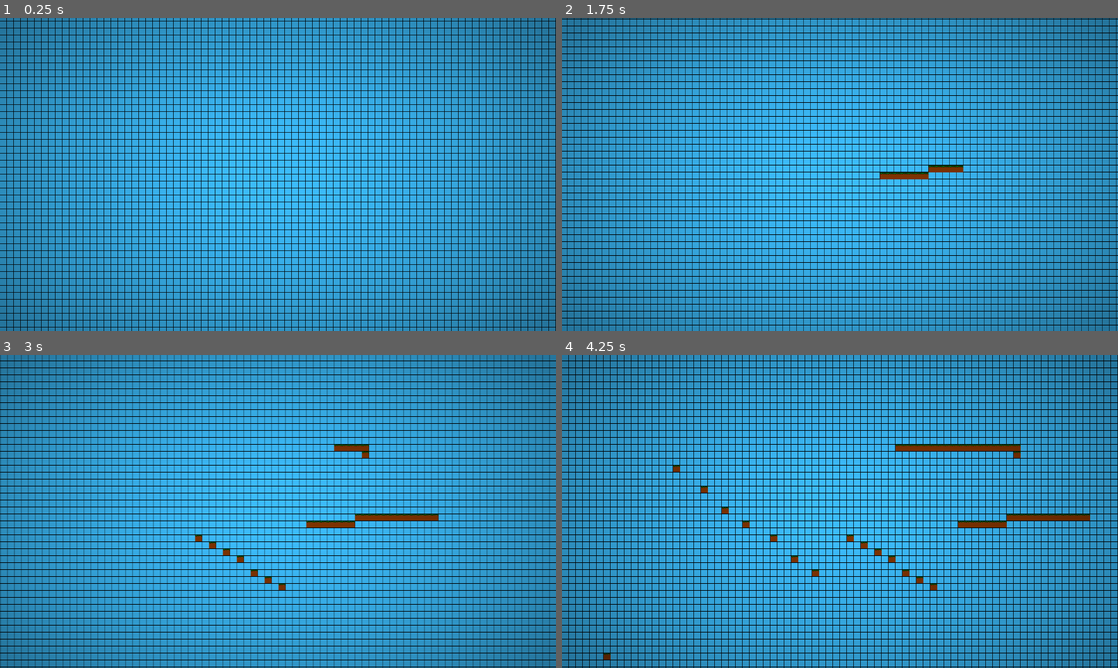
Above: before the commit, frames 1-4 (two rows, left to right).
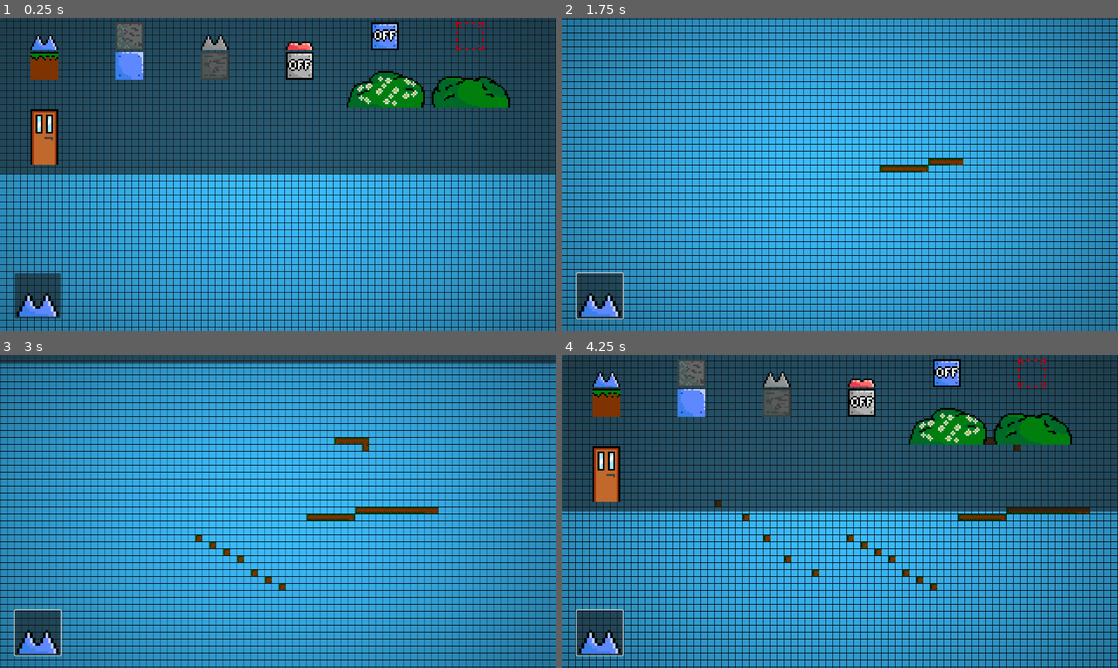
Above: after the commit, the same moments.

Repository: Killarexe/Little-Rage
Game: Godot game, scene res://scenes/uis/LevelEditor.tscn
Two runs of this game, one before a commit and one after it. Both use one fixed random seed, a clock stepped at 60 frames per second and the inputs below. This scene is started directly instead of the project's main scene.
Inputs (mouse positions are in pixels of both pictures, inside the frame that each line leads up to):
- Up to frame 1 (0.25 s): no input
- Up to frame 2 (1.75 s): click (600, 296) at 0.52 s; tap Enter at 1.25 s; move the mouse to (962, 158) at 1.27 s; press the mouse at (962, 158) at 1.28 s; hold Right (right) from 1.28 s (still down); tap Space (jump) at 1.52 s; right-click (962, 158) at 1.55 s
- Up to frame 3 (3 s): release Right (right) at 2 s; release the mouse at (400, 495) at 2 s; drag from (166, 527) to (250, 574) at 2.02 s; tap Space (jump) at 2.75 s; move the mouse to (333, 442) at 2.77 s; press the mouse at (333, 442) at 2.78 s; hold Left (left) from 2.78 s (still down)
- Up to frame 4 (4.25 s): right-click (895, 442) at 3.05 s; release Left (left) at 3.5 s; release the mouse at (895, 442) at 3.5 s; drag from (812, 574) to (673, 464) at 3.52 s

The runs differ from the first frame. In frame 1, 46% of the frame differs, in the area x 0-100%, y 0-96%; in frame 2, 1.8%; in frame 3, 5.2%; in frame 4, 46%.

Commit message:
Add autotiling for grass
Add tiles menu

Diff:
--- a/data/tiles/bush.tres
+++ b/data/tiles/bush.tres
@@ -13,3 +13,4 @@
 Vector2i(1, 0): Vector2i(7, 5)
 }
 icon_region = Rect2i(80, 64, 48, 32)
+terrain = -1
--- a/data/tiles/grass.tres
+++ b/data/tiles/grass.tres
@@ -8,3 +8,4 @@
 Vector2i(0, 0): Vector2i(1, 0)
 }
 icon_region = Rect2i(-1, -1, -1, -1)
+terrain = 0
--- a/scenes/uis/LevelEditor.tscn
+++ b/scenes/uis/LevelEditor.tscn
@@ -1,10 +1,75 @@
-[gd_scene load_steps=6 format=3 uid="uid://dcjl70toseb36"]
+[gd_scene load_steps=12 format=3 uid="uid://dcjl70toseb36"]
 
 [ext_resource type="Script" path="res://scripts/uis/level_editor/LevelEditorCamera.gd" id="1_a2bpn"]
 [ext_resource type="PackedScene" uid="uid://ctda2nuhe5mvw" path="res://scenes/bundles/levels/DefaultLevel.tscn" id="1_qymvn"]
 [ext_resource type="Script" path="res://scripts/uis/level_editor/BrushComponent.gd" id="2_ixtcu"]
 [ext_resource type="Script" path="res://scripts/uis/level_editor/GridDrawer.gd" id="2_nnwtm"]
 [ext_resource type="Resource" uid="uid://os51hi6qtijs" path="res://data/tiles/grass.tres" id="3_62fuo"]
+[ext_resource type="Script" path="res://scripts/uis/level_editor/tiles/TilesList.gd" id="4_uccun"]
+[ext_resource type="Script" path="res://scripts/uis/level_editor/LevelEditorUIElement.gd" id="5_3edqr"]
+[ext_resource type="Script" path="res://scripts/uis/level_editor/TilesButton.gd" id="6_edb0f"]
+
+[sub_resource type="Animation" id="Animation_uanjl"]
+resource_name = "appear"
+length = 0.6
+step = 0.1
+tracks/0/type = "value"
+tracks/0/imported = false
+tracks/0/enabled = true
+tracks/0/path = NodePath("TilesList:position")
+tracks/0/interp = 1
+tracks/0/loop_wrap = true
+tracks/0/keys = {
+"times": PackedFloat32Array(0.1, 0.2, 0.6),
+"transitions": PackedFloat32Array(3.14, 0.318471, 1),
+"update": 0,
+"values": [Vector2(0, -360), Vector2(0, -180), Vector2(0, 0)]
+}
+tracks/1/type = "value"
+tracks/1/imported = false
+tracks/1/enabled = true
+tracks/1/path = NodePath("TilesList:visible")
+tracks/1/interp = 1
+tracks/1/loop_wrap = true
+tracks/1/keys = {
+"times": PackedFloat32Array(0, 0.1, 0.6),
+"transitions": PackedFloat32Array(1, 1, 1),
+"update": 1,
+"values": [false, true, true]
+}
+
+[sub_resource type="Animation" id="Animation_7gndj"]
+length = 0.001
+tracks/0/type = "value"
+tracks/0/imported = false
+tracks/0/enabled = true
+tracks/0/path = NodePath("TilesList:position")
+tracks/0/interp = 1
+tracks/0/loop_wrap = true
+tracks/0/keys = {
+"times": PackedFloat32Array(0),
+"transitions": PackedFloat32Array(1),
+"update": 0,
+"values": [Vector2(0, 0)]
+}
+tracks/1/type = "value"
+tracks/1/imported = false
+tracks/1/enabled = true
+tracks/1/path = NodePath("TilesList:visible")
+tracks/1/interp = 1
+tracks/1/loop_wrap = true
+tracks/1/keys = {
+"times": PackedFloat32Array(0),
+"transitions": PackedFloat32Array(1),
+"update": 1,
+"values": [true]
+}
+
+[sub_resource type="AnimationLibrary" id="AnimationLibrary_5ov31"]
+_data = {
+"RESET": SubResource("Animation_7gndj"),
+"appear": SubResource("Animation_uanjl")
+}
 
 [node name="LevelEditor" type="Node"]
 
@@ -15,12 +80,55 @@
 camera = NodePath("..")
 bush = NodePath("../BrushComponent")
 
-[node name="BrushComponent" type="Node" parent="Camera2D" node_paths=PackedStringArray("level")]
+[node name="BrushComponent" type="Node" parent="Camera2D" node_paths=PackedStringArray("tiles_list", "level")]
 script = ExtResource("2_ixtcu")
+tiles_list = NodePath("../../GUI/TilesList")
 level = NodePath("../../DefaultLevel")
 selected_tile = ExtResource("3_62fuo")
 
 [node name="GUI" type="CanvasLayer" parent="."]
+
+[node name="TilesList" type="ItemList" parent="GUI"]
+anchors_preset = 15
+anchor_right = 1.0
+anchor_bottom = 1.0
+offset_bottom = -360.0
+grow_horizontal = 2
+grow_vertical = 2
+auto_height = true
+max_columns = 16
+same_column_width = true
+icon_mode = 0
+icon_scale = 4.0
+script = ExtResource("4_uccun")
+
+[node name="AnimationPlayer" type="AnimationPlayer" parent="GUI/TilesList"]
+root_node = NodePath("../..")
+libraries = {
+"": SubResource("AnimationLibrary_5ov31")
+}
+
+[node name="LevelEditorUIElement" type="Node" parent="GUI/TilesList" node_paths=PackedStringArray("control", "brush")]
+script = ExtResource("5_3edqr")
+control = NodePath("..")
+brush = NodePath("../../../Camera2D/BrushComponent")
+
+[node name="TilesButton" type="Button" parent="GUI" node_paths=PackedStringArray("tiles_list", "animation_player", "level")]
+offset_left = 34.0
+offset_top = 587.0
+offset_right = 140.0
+offset_bottom = 691.0
+icon_alignment = 1
+expand_icon = true
+script = ExtResource("6_edb0f")
+tiles_list = NodePath("../TilesList")
+animation_player = NodePath("../TilesList/AnimationPlayer")
+level = NodePath("../../DefaultLevel")
+
+[node name="LevelEditorUIElement" type="Node" parent="GUI/TilesButton" node_paths=PackedStringArray("control", "brush")]
+script = ExtResource("5_3edqr")
+control = NodePath("..")
+brush = NodePath("../../../Camera2D/BrushComponent")
 
 [node name="GridDrawer" type="Node2D" parent="." node_paths=PackedStringArray("camera")]
 script = ExtResource("2_nnwtm")
--- a/scripts/uis/level_editor/BrushComponent.gd
+++ b/scripts/uis/level_editor/BrushComponent.gd
@@ -9,6 +9,7 @@
 
 @export_category("Dependencies")
 @export var tile_sprite: Sprite2D
+@export var tiles_list: TilesList
 @export var level: LevelPlayer
 
 @export_category("Parameters")
@@ -17,10 +18,30 @@
 @export var erase: bool = false
 @export var brush_type: BrushTypes = BrushTypes.PEN
 
+func _ready() -> void:
+	await tiles_list.ready
+	tiles_list.create_list(load("res://assets/textures/tilesets/plains.png"))
+	tiles_list.on_selected.connect(func(new_tile: EditorTile): selected_tile = new_tile)
+
 func brush(start_position: Vector2, end_position: Vector2 = Vector2.ZERO):
 	if !enable:
 		return
+
+	var start_tile_position: Vector2i = (start_position / 16.0).floor()
+	var end_tile_position: Vector2i = (end_position / 16.0).floor()
+
 	if erase:
-		level.ground.set_cell(start_position / 16, 1)
-	else:
-		selected_tile.place(level, start_position / 16)
+		level.ground.set_cell(start_tile_position, 1)
+		return
+	match brush_type:
+		BrushTypes.PEN:
+			selected_tile.place(level, start_tile_position)
+		BrushTypes.RECTANGLE:
+			var first_tile_position: Vector2i = start_tile_position
+			var last_tile_position: Vector2i = end_tile_position
+			if start_tile_position < end_tile_position:
+				first_tile_position = end_tile_position
+				last_tile_position = start_tile_position
+			for x in range(last_tile_position.x, first_tile_position.x):
+				for y in range(last_tile_position.y, first_tile_position.y):
+					selected_tile.place(level, Vector2i(x, y))
--- /dev/null
+++ b/scripts/uis/level_editor/LevelEditorUIElement.gd
@@ -0,0 +1,9 @@
+extends Node
+class_name LevelEditorUIElement
+
+@export var control: Control
+@export var brush: BrushComponent
+
+func _ready() -> void:
+	control.mouse_entered.connect(func(): brush.enable = false)
+	control.mouse_exited.connect(func(): brush.enable = true)
--- /dev/null
+++ b/scripts/uis/level_editor/TilesButton.gd
@@ -0,0 +1,26 @@
+extends Button
+class_name TilesButton
+
+@export var tiles_list: TilesList
+@export var animation_player: AnimationPlayer
+@export var level: LevelPlayer
+
+func _ready() -> void:
+	tiles_list.on_selected.connect(update_button_texture)
+	pressed.connect(on_pressed)
+	update_button_texture(tiles_list.editor_tiles[0])
+
+func on_pressed():
+	if tiles_list.visible:
+		animation_player.play_backwards("appear")
+	else:
+		animation_player.play("appear")
+
+func update_button_texture(tile: EditorTile):
+	for tile_position in tile.tile_dictionary.keys():
+		var tile_id: Vector2i = tile.tile_dictionary.get(tile_position)
+		var atlas_coord: Vector2i = tile_id * Vector2i(16, 16)
+		var region: Rect2i = tile.icon_region
+		if tile.icon_region == Rect2i(-1, -1, -1, -1):
+			region = Rect2i(atlas_coord, Vector2i(16, 16))
+		icon = ImageTexture.create_from_image(level.ground.tile_set.get_source(1).texture.get_image().get_region(region))
--- a/scripts/uis/level_editor/tiles/EditorTile.gd
+++ b/scripts/uis/level_editor/tiles/EditorTile.gd
@@ -3,10 +3,28 @@
 
 @export var tile_dictionary: Dictionary = {}
 @export var icon_region: Rect2i = Rect2i(-1, -1, -1, -1)
+@export var terrain: int = -1
 
 func new(tiles: Dictionary):
 	self.tile_dictionary = tiles
 
-func place(level_map: LevelPlayer, tile_pos: Vector2i):
+func place(level_map: LevelPlayer, tile_pos: Vector2i, place_background: bool = false):
+	var layer: TileMapLayer = level_map.ground
+	if place_background:
+		layer = level_map.background
 	for position in tile_dictionary.keys():
-		level_map.ground.set_cell(position + tile_pos, 1, tile_dictionary.get(position))
+		layer.set_cell(position + tile_pos, 1, tile_dictionary.get(position))
+		if terrain >= 0:
+			var poses: Array[Vector2i] = [
+				tile_pos + Vector2i(-1, -1), tile_pos + Vector2i(0, -1), tile_pos + Vector2i(1, -1),
+				tile_pos + Vector2i(-1, 0), tile_pos + Vector2i(0, 0), tile_pos + Vector2i(1, 0),
+				tile_pos + Vector2i(-1, 1), tile_pos + Vector2i(0, 1), tile_pos + Vector2i(1, 1)
+			]
+			match terrain:
+				0:
+					poses = poses.filter(func(pos: Vector2i): return is_grass_cell(layer, pos))
+			layer.set_cells_terrain_connect(poses, 0, terrain, false)
+
+func is_grass_cell(layer: TileMapLayer, pos: Vector2i) -> bool:
+	var atlas_pos: Vector2i = layer.get_cell_atlas_coords(pos)
+	return atlas_pos.x >= 0 && atlas_pos.x <= 9 && atlas_pos.y >= 0 && atlas_pos.y <= 2
--- a/scripts/uis/level_editor/tiles/TilesList.gd
+++ b/scripts/uis/level_editor/tiles/TilesList.gd
@@ -1,5 +1,8 @@
 extends ItemList
 class_name TilesList
+
+signal on_selected(tile: EditorTile)
+
 const TILES_DIR: String = "res://data/tiles/"
 
 var editor_tiles: Array[EditorTile]
@@ -8,6 +11,8 @@
 	for element in DataLoader.new().load_data_in_dir(TILES_DIR, "EditorTile"):
 		if element is EditorTile:
 			editor_tiles.append(element)
+	item_selected.connect(func(index: int): on_selected.emit(editor_tiles[index]))
+	on_selected.emit(editor_tiles[0])
 
 func create_list(atlas: CompressedTexture2D):
 	for tile in editor_tiles:
Not shown: 18 places in assets/style/default_theme.tres that only renumber resources
Binary file added: assets/textures/ui/icons/menu.png
Not shown, added: assets/textures/ui/icons/menu.png.import
